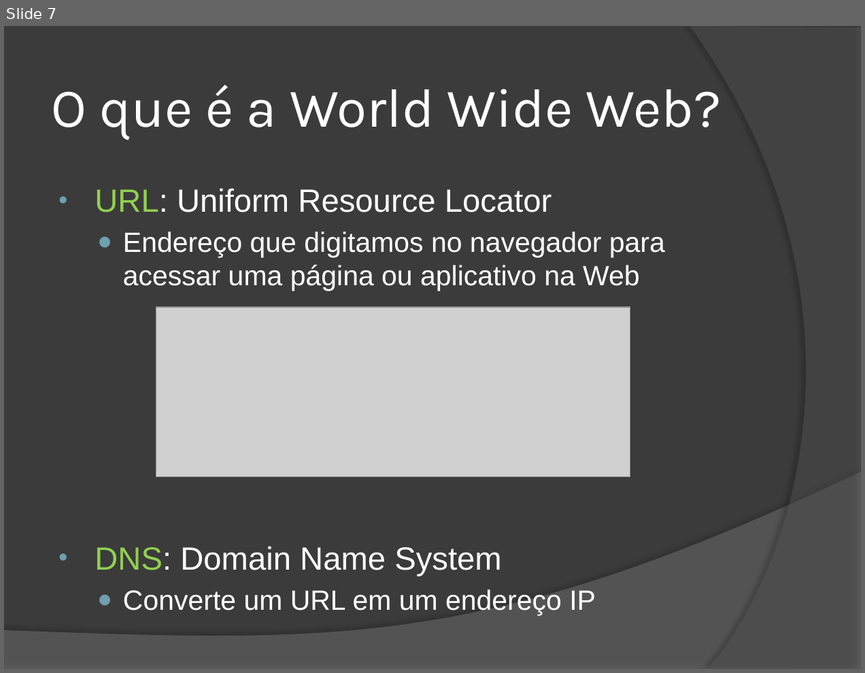
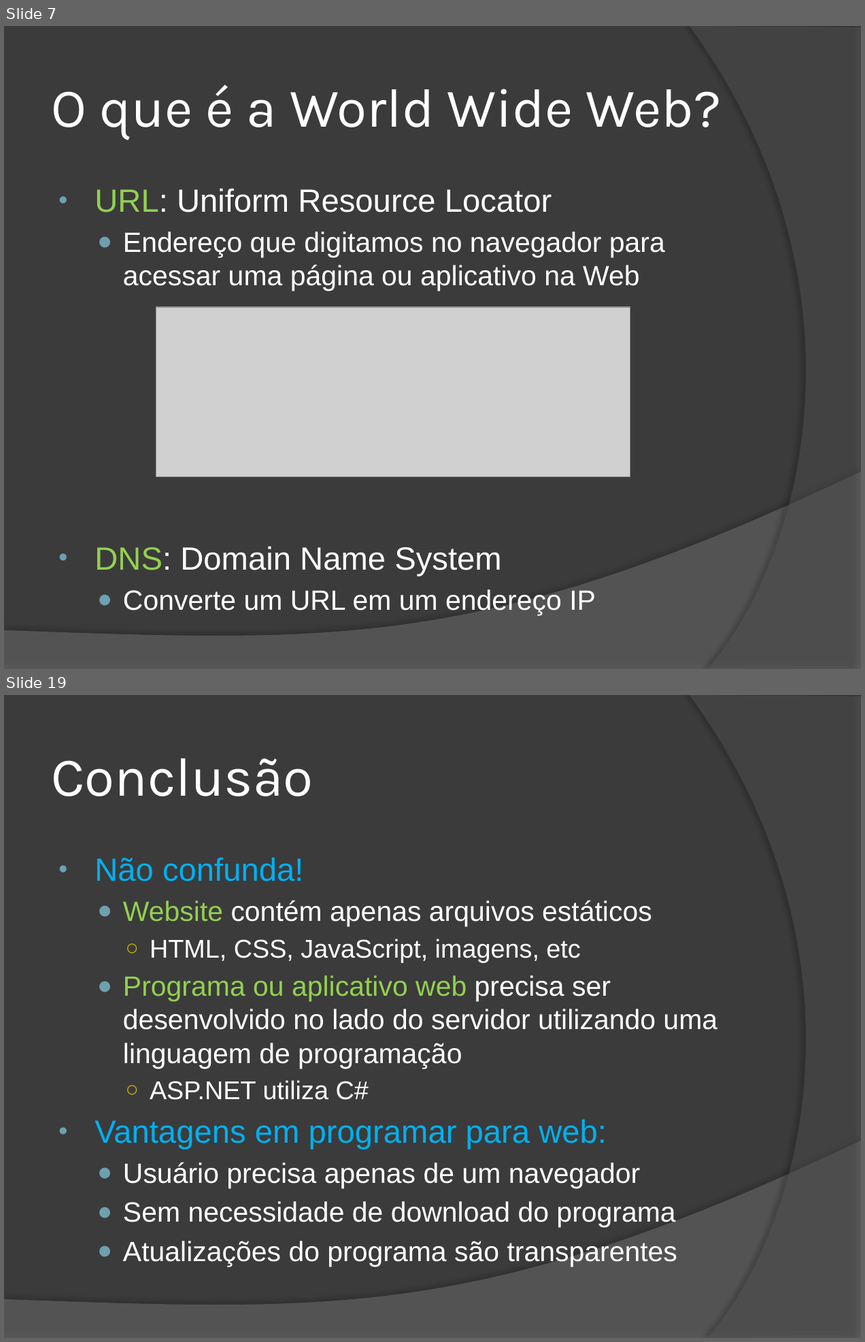
Before and after one commit to wind39/wind39.github.io, a slide deck: curso/modulo4capitulo1.pptx. Shown one above the other, each under a label of ours: slide 7 before the commit, slides 7 and 19 after it; the slides between them are not shown. The pictures are 865x673 and 865x1342 pixels, drawn with LibreOffice and Linux fonts; fonts in the diff are those of the drawing; grey boxes stand for pictures. Boxes give left, top, right and bottom in pixels: in the first picture for what was removed or moved away, otherwise in the second. Text is boxed around its words. In the diff, an @@ line names an element or a change of style, - is before the commit and + after.

Commit message:
Alteracoes para proxima aula

```diff
--- a/curso/modulo4capitulo1.pptx
+++ b/curso/modulo4capitulo1.pptx
@@ slide 19 added at (x1=4, y1=695, x2=861, y2=1338), background #3B3B3B; not listed: 2 template elements that a slide beside it also shows @@
@@ title added at (x1=51, y1=758, x2=313, y2=796), 46 pt, text #FFFFFF @@
+Conclusão
@@ text added at (x1=94, y1=857, x2=717, y2=1266), 23.4 pt, text #FFFFFF @@
+• Não confunda!
+  ● Website contém apenas arquivos estáticos
+    ○ HTML, CSS, JavaScript, imagens, etc
+  ● Programa ou aplicativo web precisa ser desenvolvido no lado do servidor utilizando uma linguagem de programação
+    ○ ASP.NET utiliza C#
+• Vantagens em programar para web:
+  ● Usuário precisa apenas de um navegador
+  ● Sem necessidade de download do programa
+  ● Atualizações do programa são transparentes
```
Also in this commit, not shown: 2 slides changed, 10 other slides added, 19 other files.
